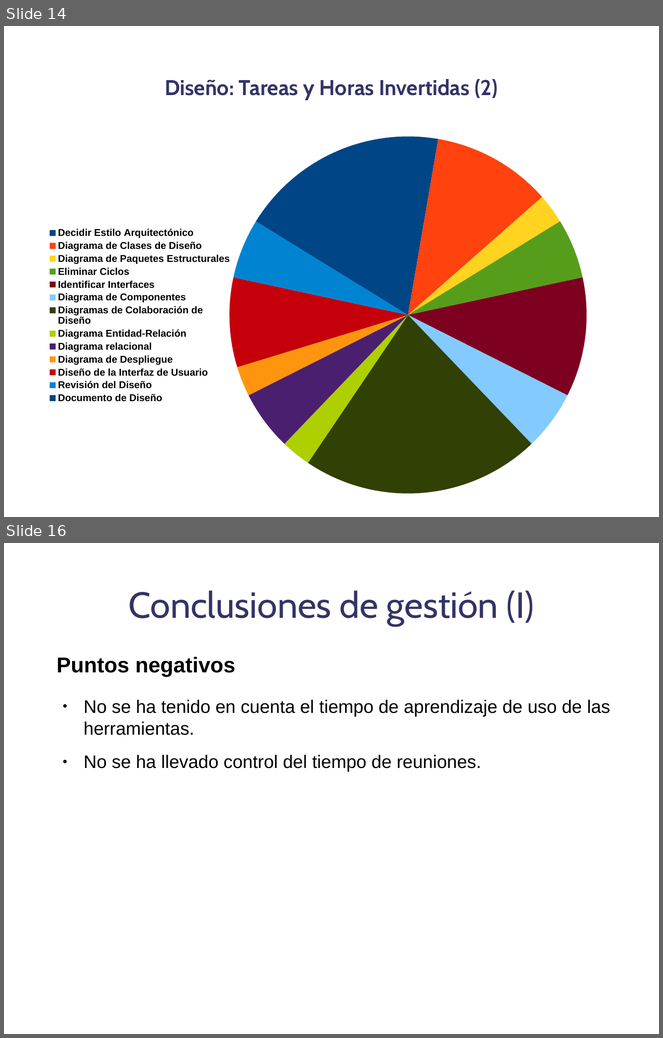
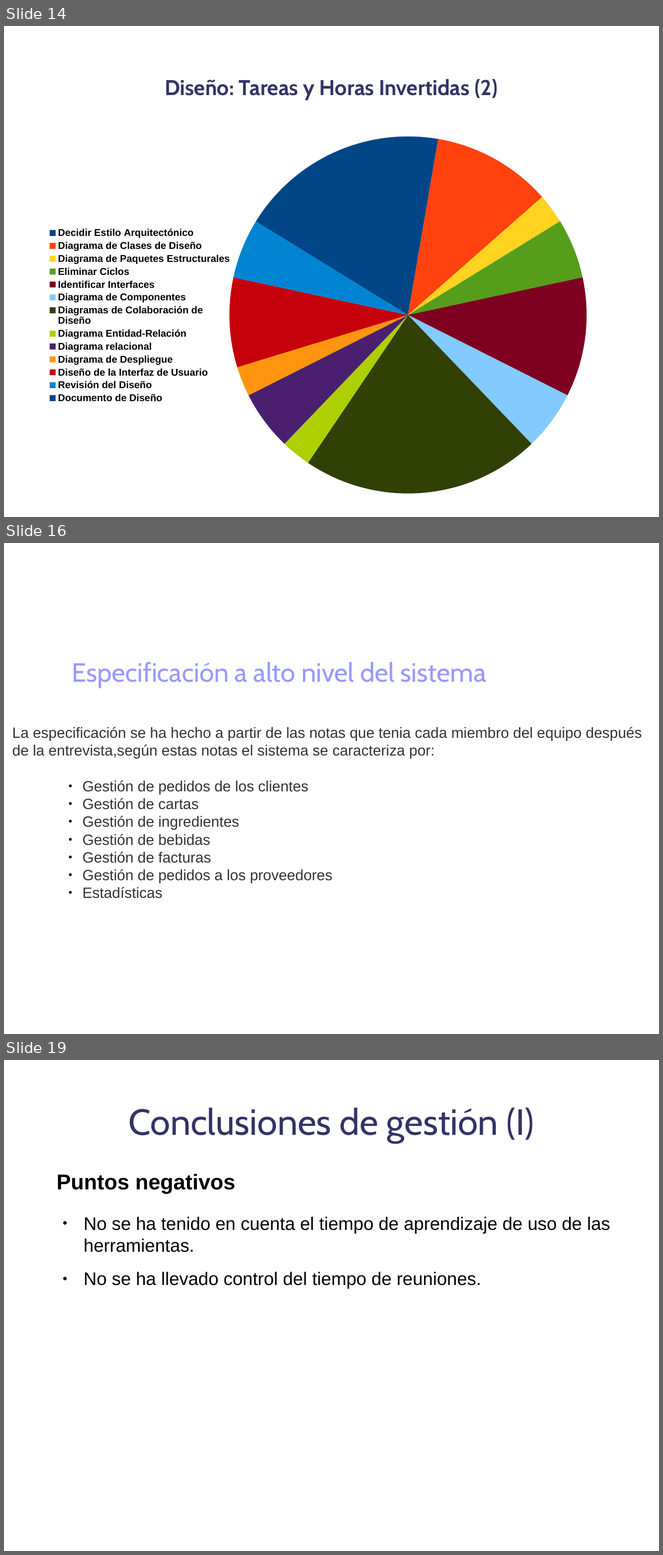
Before and after one commit to danoco78/touchteam, a slide deck: 1_iteracion/Planificación/Presentacion.odp. Shown one above the other, each under a label of ours: slides 14 and 16 before the commit, slides 14, 16 and 19 after it; the slides between them are not shown. The pictures are 663x1038 and 663x1555 pixels, drawn with LibreOffice and Linux fonts; fonts in the diff are those of the drawing; background and template pictures are left out. Boxes give left, top, right and bottom in pixels: in the first picture for what was removed or moved away, otherwise in the second. Text is boxed around its words. In the diff, an @@ line names an element or a change of style, - is before the commit and + after.

```diff
--- a/1_iteracion/Planificación/Presentacion.odp
+++ b/1_iteracion/Planificación/Presentacion.odp
@@ slide 16 added at [4, 543, 659, 1034], background picture (left out) @@
@@ text added at [12, 662, 642, 899], 18 pt, text #333333 @@
+Especificación a alto nivel del sistema
+La especificación se ha hecho a partir de las notas que tenia cada miembro del equipo después de la entrevista,según estas notas el sistema se caracteriza por:
+        ● Gestión de pedidos de los clientes
+        ● Gestión de cartas
+        ● Gestión de ingredientes
+        ● Gestión de bebidas
+        ● Gestión de facturas
+        ● Gestión de pedidos a los proveedores
+        ● Estadísticas
@@ what was slide 16 is now slide 19 @@
```
Also in this commit, not shown: 5 slides changed, 15 other slides added, 1 slide removed.
